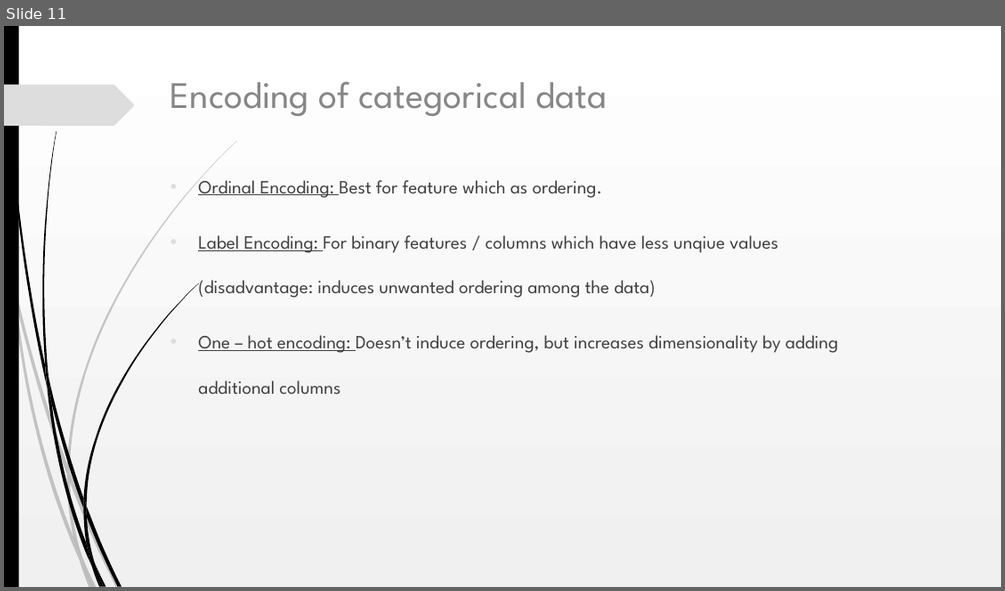
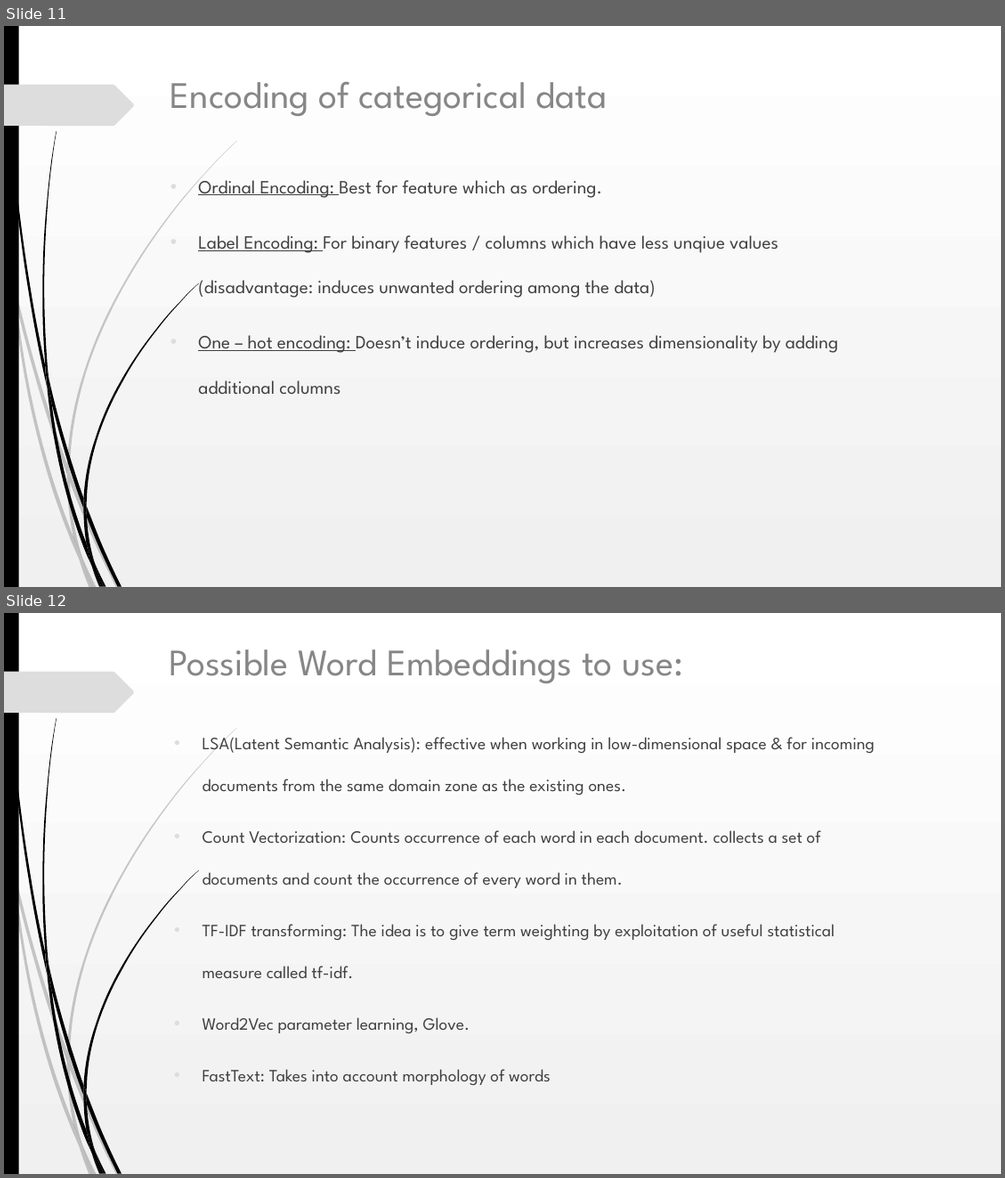
Before and after one commit to akshaymg99/Mercari_ML_QuickBytes, a slide deck: Project Review/ML Project Review - 1.pptx. Shown one above the other, each under a label of ours: slide 11 before the commit, slides 11 and 12 after it. The pictures are 1005x591 and 1005x1178 pixels, drawn with LibreOffice and Linux fonts; fonts in the diff are those of the drawing. Boxes give left, top, right and bottom in pixels: in the first picture for what was removed or moved away, otherwise in the second. Text is boxed around its words. In the diff, an @@ line names an element or a change of style, - is before the commit and + after.

```diff
--- a/Project Review/ML Project Review - 1.pptx
+++ b/Project Review/ML Project Review - 1.pptx
@@ slide 12 added at (4,613,1001,1174), background gradient #FFFFFF to #F1F1F1; not listed: 24 template elements that a slide beside it also shows @@
@@ title added at (169,649,683,683), 36 pt, text #858585 @@
+Possible Word Embeddings to use:
@@ text added at (202,734,874,1085), 16.6 pt, text #404040 @@
+• LSA(Latent Semantic Analysis): effective when working in low-dimensional space & for incoming documents from the same domain zone as the existing ones.
+• Count Vectorization: Counts occurrence of each word in each document. collects a set of documents and count the occurrence of every word in them.
+• TF-IDF transforming: The idea is to give term weighting by exploitation of useful statistical measure called tf-idf.
+• Word2Vec parameter learning, Glove.
+• FastText: Takes into account morphology of words
```
